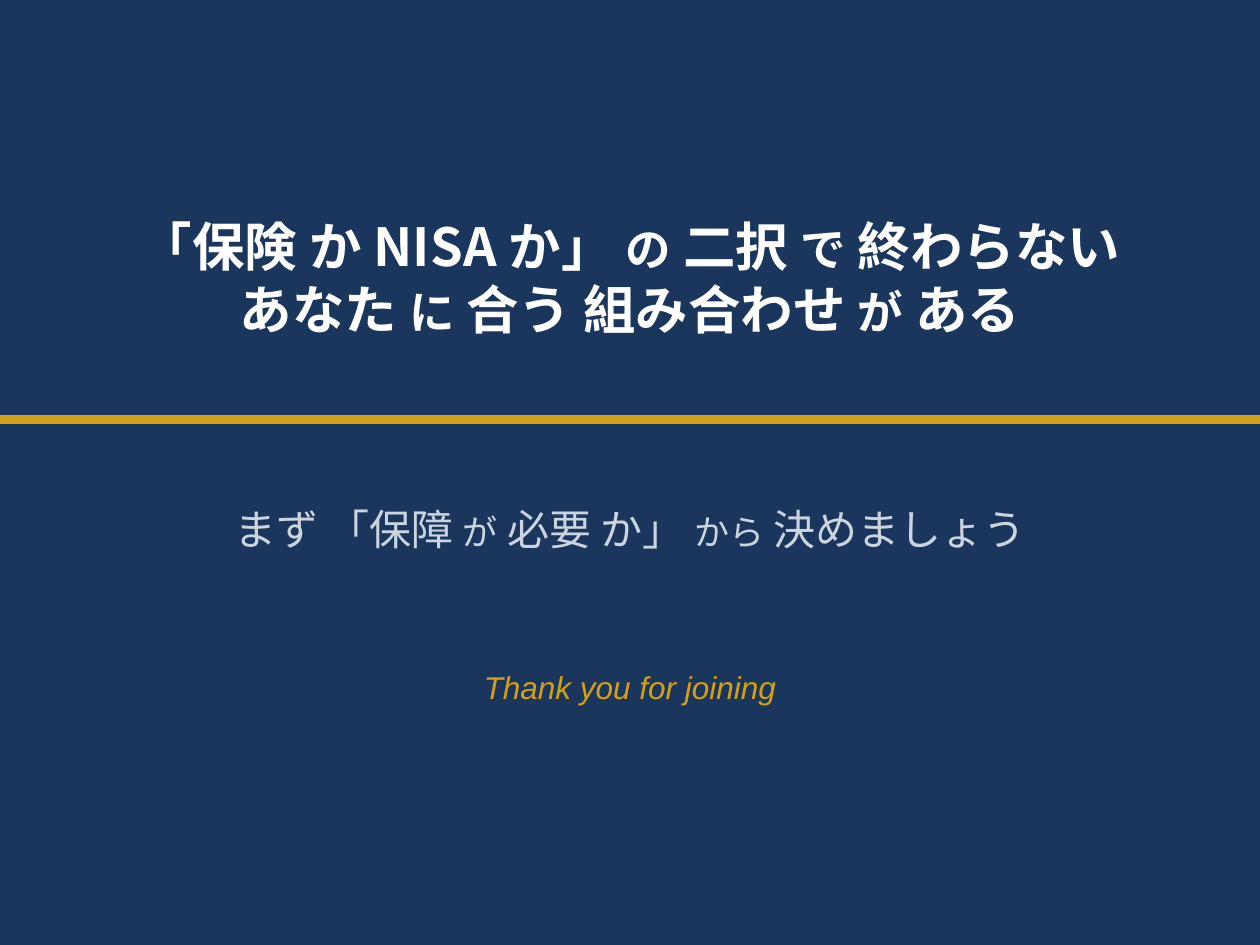
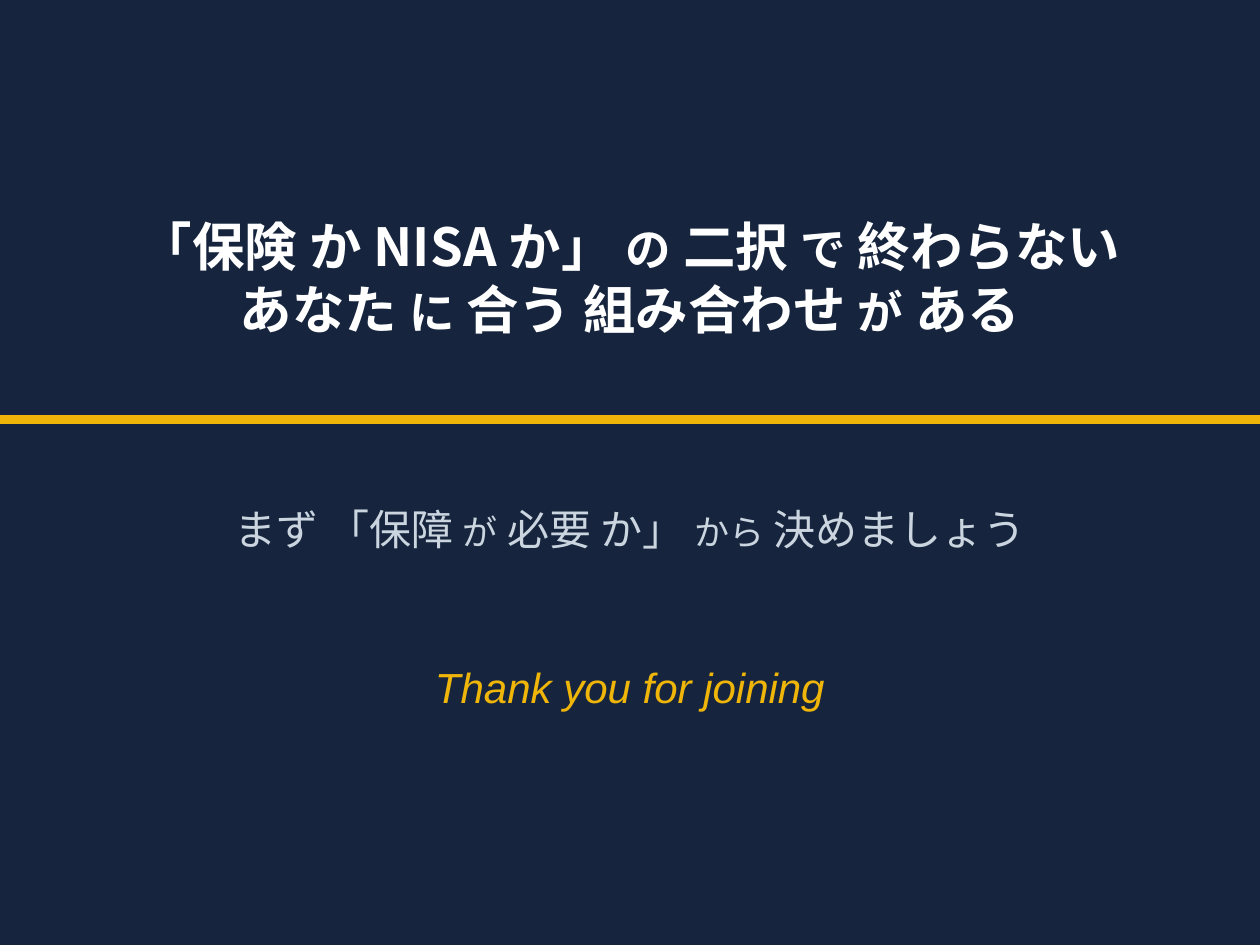
Before and after one commit to love2u2aya/seminar-hoken-vs-nisa, a slide deck: slide 26 of seminar_slides.pptx. Drawn at 1260x945 pixels with LibreOffice and Linux fonts; fonts in the diff are those of the drawing. Boxes give left, top, right and bottom in pixels: in the first picture for what was removed or moved away, otherwise in the second. Text is boxed around its words. In the diff, an @@ line names an element or a change of style, - is before the commit and + after.

```diff
--- a/seminar_slides.pptx
+++ b/seminar_slides.pptx
@@ background #1A365D to #16253D @@
@@ rectangle at (0,416,1260,423): fill #D4A017 to #EFB509; outline #D4A017 1 pt to #EFB509 1 pt @@
@@ text "Thank you for joining" at (435,672,824,711): size 18 to 24 pt, text colour #D4A017 to #EFB509 @@
```
Also in this commit, not shown: 26 other slides changed, 2 other files.
